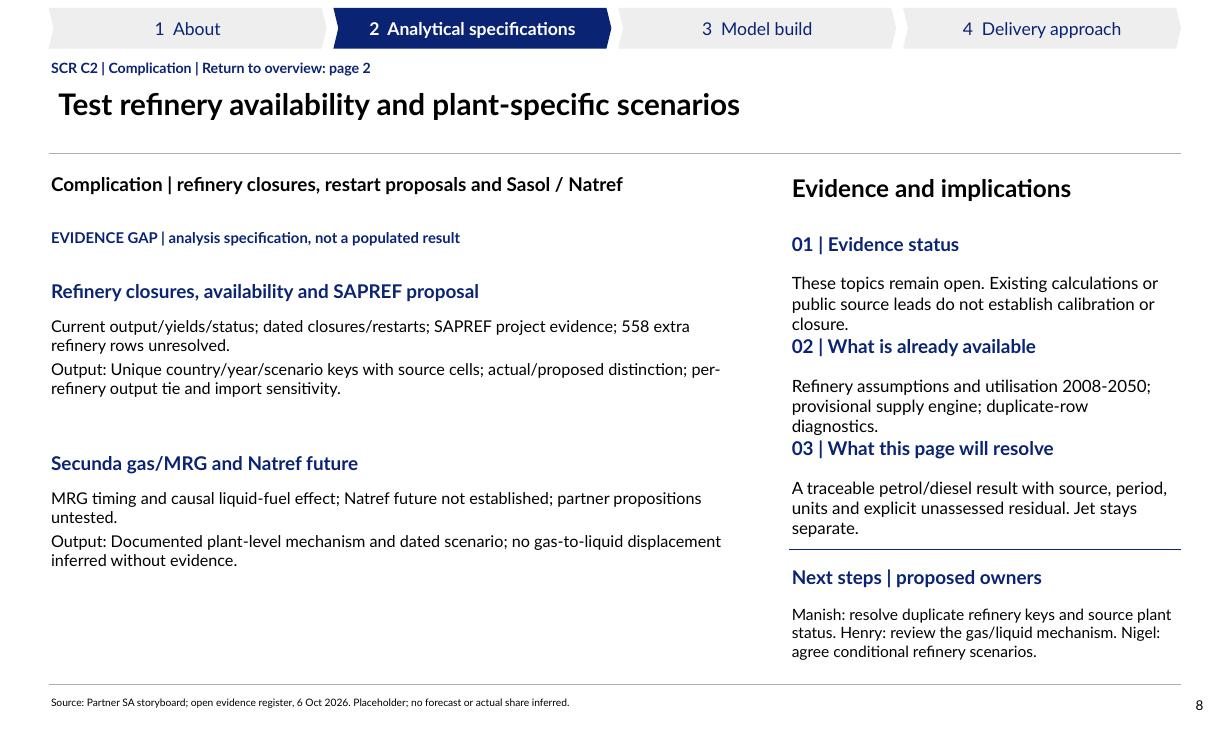
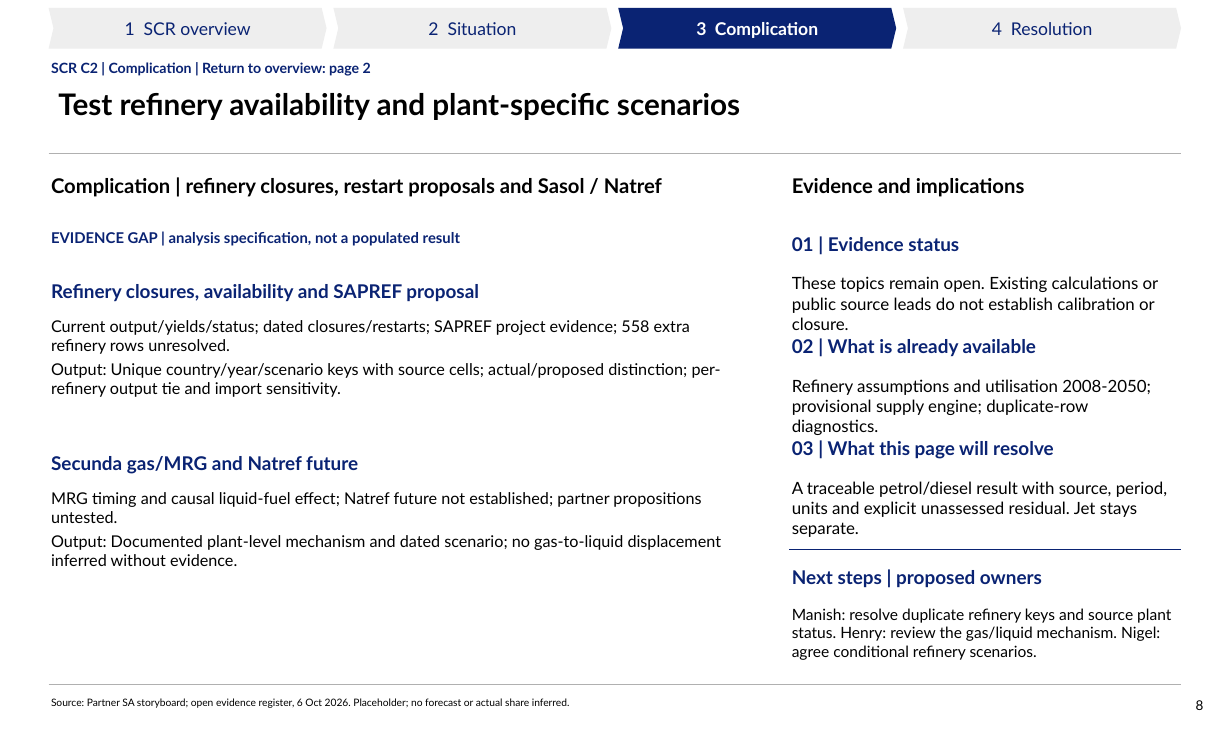
Before and after one commit to Africa-International-Advisors/liquid_fuels_model, a slide deck: slide 8 of pptx/output/delivered/Vopak_Week1_Analytical_Pack_2026_10_06.pptx. Drawn at 1232x729 pixels with LibreOffice and Linux fonts; fonts in the diff are those of the drawing; background and template pictures are left out. Boxes give left, top, right and bottom in pixels: in the first picture for what was removed or moved away, otherwise in the second. Text is boxed around its words. In the diff, an @@ line names an element or a change of style, - is before the commit and + after.

Commit message:
Align clickable chevrons with SCR and match panel heading sizes
Use overview, Situation, Complication and Resolution navigation with correct section highlights and first-page links in PowerPoint and PDF. Standardise paired panel headings to 15-point bold. Regenerate internal links without orphan slide parts or duplicate breadcrumbs. Verify 56 chevron targets, all active states, PDF links, rendered layout and package integrity. Governance retains 50 existing open exceptions.

```diff
--- a/pptx/output/delivered/Vopak_Week1_Analytical_Pack_2026_10_06.pptx
+++ b/pptx/output/delivered/Vopak_Week1_Analytical_Pack_2026_10_06.pptx
@@ text in chevron at (125, 22, 250, 35): text changed @@
-1 About
+1 SCR overview
@@ chevron "2 Situation" at (334, 8, 612, 49): fill #0A2373 to #EEEEEE @@
@@ text in chevron at (428, 22, 517, 35): text changed; text colour #FFFFFF to #0A2373; bold off @@
-2 Analytical specifications
+2 Situation
@@ chevron "3 Complication" at (618, 8, 897, 49): fill #EEEEEE to #0A2373 @@
@@ text in chevron at (696, 22, 818, 38): text changed; text colour #0A2373 to #FFFFFF; bold on @@
-3 Model build
+3 Complication
@@ text in chevron at (992, 22, 1093, 35): text changed @@
-4 Delivery approach
+4 Resolution
@@ text "Complication | refinery closures, restart ..." at (51, 178, 662, 197): size 14 to 15 pt @@
@@ text "Evidence and implications" at (792, 178, 1025, 197): size 18 to 15 pt @@
```
Also in this commit, not shown: 13 other slides changed, 8 other files.
